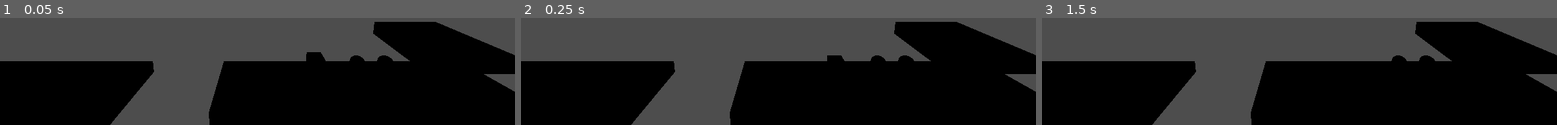
Above: before the commit, frames 1-3 (left to right).
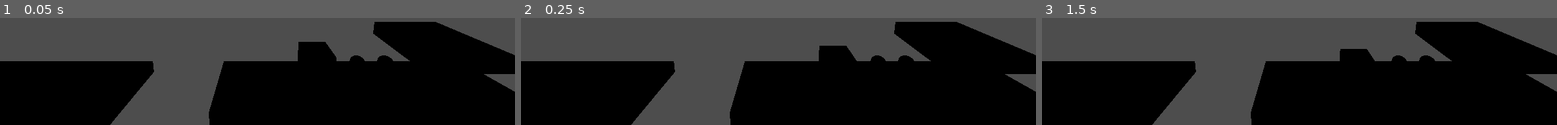
Above: after the commit, the same moments.

Repository: LavenderPlush/RestoringCommunication
Game: Godot game, scene res://Maps/Testing/players_testing_grounds.tscn
The game is run twice, just before and just after one commit, with the same random seed, the same clock (stepped at 60 frames per second) and the same inputs. This scene is started directly instead of the project's main scene.
Inputs:
- Up to frame 1 (0.05 s): no input
- Up to frame 2 (0.25 s): no input
- Up to frame 3 (1.5 s): tap Enter at 1.25 s

The runs differ from the first frame. In frame 1, 0.9% of the frame differs, in the area x 57-66%, y 22-41%; in frame 2, 0.8%; in frame 3, 0.7%.

Commit message:
Place movement script on controlled object

Diff:
--- /dev/null
+++ b/Entities/Players/Alien/Abilities/TransmuteSoul/transmute_controller.gd
@@ -0,0 +1,7 @@
+extends CharacterBody3D
+class_name TransmuteController
+
+@export var movement: PlayerMovement
+
+func release():
+	movement.queue_free()
--- /dev/null
+++ b/Entities/Players/Alien/Abilities/TransmuteSoul/transmute_controller.tscn
@@ -0,0 +1,12 @@
+[gd_scene load_steps=3 format=3 uid="uid://bhqmr26arldx3"]
+
+[ext_resource type="Script" uid="uid://dkjgm6tt4yd8m" path="res://Entities/Players/Alien/Abilities/TransmuteSoul/transmute_controller.gd" id="1_optld"]
+[ext_resource type="PackedScene" uid="uid://bkkcqtuj5t1cq" path="res://Entities/Players/Movement/movement.tscn" id="1_xkhby"]
+
+[node name="TransmuteController" type="CharacterBody3D" node_paths=PackedStringArray("movement")]
+script = ExtResource("1_optld")
+movement = NodePath("Movement")
+
+[node name="Movement" parent="." node_paths=PackedStringArray("player_body") instance=ExtResource("1_xkhby")]
+player_prefix = "alien"
+player_body = NodePath("..")
--- a/Entities/Players/Alien/Abilities/TransmuteSoul/transmute_soul.gd
+++ b/Entities/Players/Alien/Abilities/TransmuteSoul/transmute_soul.gd
@@ -1,4 +1,5 @@
 extends Node
+const TRANSMUTE_CONTROLLER = preload("uid://bhqmr26arldx3")
 
 @export_category("Developers")
 @export var interaction_area: Area3D
@@ -22,32 +23,33 @@
 func transmute_soul():
 	active_object = transmutable_object
 	make_transmutable(active_object)
-	movement.player_body = active_object.character_body
+	movement.controls_locked = true
 
 func make_transmutable(transmutable: Transmutable):
 	# Create character body
-	var character_body = CharacterBody3D.new()
-	character_body.global_transform = transmutable.rigid_body.global_transform
-	transmutable.add_child(character_body)
-	transmutable.character_body = character_body
+	var transmute_controller = TRANSMUTE_CONTROLLER.instantiate()
+	transmute_controller.global_transform = transmutable.rigid_body.global_transform
+	transmutable.add_child(transmute_controller)
+	transmutable.transmute_controller = transmute_controller
 
 	# Reparent meshes and collision shape
-	Common.reparent_children(transmutable.rigid_body, character_body)
+	Common.reparent_children(transmutable.rigid_body, transmute_controller)
 
 	# Disable rigid body
 	transmutable.rigid_body.freeze = true
 
 func untransmute_soul():
-	movement.player_body = alien_body
+	movement.controls_locked = false
 	reset_transmutable(active_object)
 	active_object = null
 
 func reset_transmutable(transmutable: Transmutable):
-	Common.reparent_children(transmutable.character_body, transmutable.rigid_body)
+	Common.reparent_children(transmutable.transmute_controller, transmutable.rigid_body)
+	transmutable.transmute_controller.release()
 	transmutable.rigid_body.freeze = false
-	transmutable.rigid_body.linear_velocity = transmutable.character_body.get_real_velocity()
-	transmutable.character_body.queue_free()
-	transmutable.character_body = null
+	transmutable.rigid_body.linear_velocity = transmutable.transmute_controller.get_real_velocity()
+	transmutable.transmute_controller.queue_free()
+	transmutable.transmute_controller = null
 
 # Signals
 func _object_entered(object: Node3D):
--- a/Entities/Players/Alien/alien.tscn
+++ b/Entities/Players/Alien/alien.tscn
@@ -12,7 +12,7 @@
 material = SubResource("StandardMaterial3D_gjav3")
 
 [sub_resource type="BoxShape3D" id="BoxShape3D_ksuwr"]
-size = Vector3(1, 1, 3)
+size = Vector3(1, 2, 2)
 
 [node name="Alien" type="CharacterBody3D" groups=["Player"]]
 axis_lock_linear_x = true
--- a/Entities/Players/Movement/player_movement.gd
+++ b/Entities/Players/Movement/player_movement.gd
@@ -12,11 +12,19 @@
 	set(body):
 		player_body = body
 
+var controls_locked: bool = false:
+	set(value):
+		controls_locked = value
+
 var gravity = ProjectSettings.get_setting("physics/3d/default_gravity")
 
 func _physics_process(delta: float) -> void:
 	if not player_body.is_on_floor():
 		player_body.velocity.y -= gravity * delta
+
+	if controls_locked:
+		player_body.move_and_slide()
+		return
 
 	if (Input.is_action_just_pressed("%s_jump" % player_prefix) and
 		player_body.is_on_floor()):
--- a/Entities/Transmutables/Box/box.tscn
+++ b/Entities/Transmutables/Box/box.tscn
@@ -3,12 +3,14 @@
 [ext_resource type="Script" uid="uid://b55gqcvyk20u" path="res://Entities/Transmutables/transmutable.gd" id="1_seryr"]
 
 [sub_resource type="BoxShape3D" id="BoxShape3D_oovab"]
+size = Vector3(2, 2, 2)
 
 [sub_resource type="StandardMaterial3D" id="StandardMaterial3D_mgwb1"]
 albedo_color = Color(0.35, 0.09333333, 0, 1)
 
 [sub_resource type="BoxMesh" id="BoxMesh_k5cr6"]
 material = SubResource("StandardMaterial3D_mgwb1")
+size = Vector3(2, 2, 2)
 
 [node name="Box" type="Node3D" node_paths=PackedStringArray("rigid_body")]
 script = ExtResource("1_seryr")
--- a/Entities/Transmutables/transmutable.gd
+++ b/Entities/Transmutables/transmutable.gd
@@ -5,8 +5,8 @@
 	get:
 		return rigid_body
 
-var character_body: CharacterBody3D:
+var transmute_controller: TransmuteController:
 	set(body):
-		character_body = body
+		transmute_controller = body
 	get:
-		return character_body
+		return transmute_controller
Not shown, added: Entities/Players/Alien/Abilities/TransmuteSoul/transmute_controller.gd.uid
